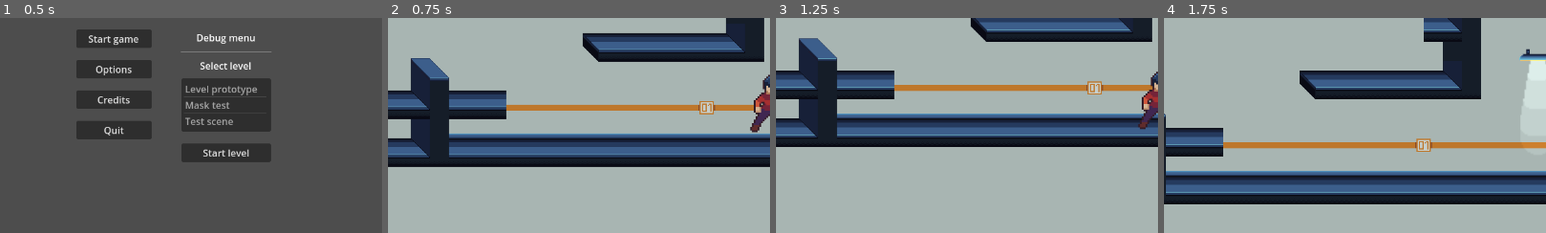
Above: before the commit, frames 1-4 (left to right).
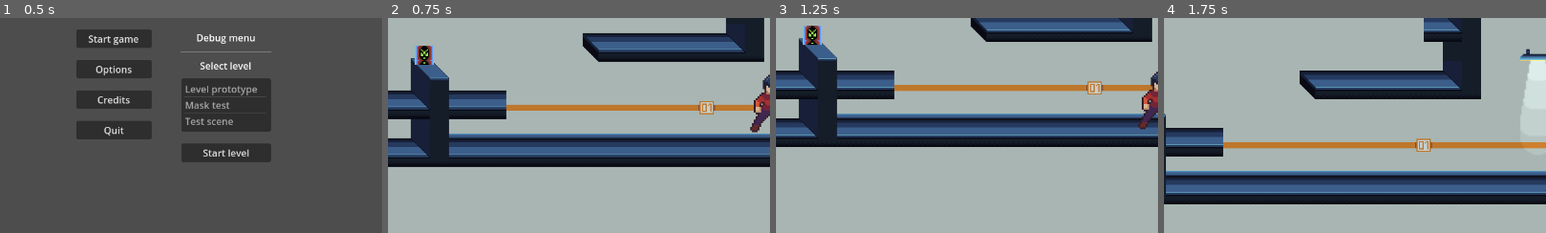
Above: after the commit, the same moments.

Repository: jame581/ShadowSecrets
Game: Godot game, scene res://maps/main_menu.tscn
Same seed, same stepped clock (60 frames per second), same inputs: the game is played once before the commit and once after it.
Inputs:
- Up to frame 1 (0.5 s): no input
- Up to frame 2 (0.75 s): click "Start game" at 0.5 s
- Up to frame 3 (1.25 s): no input
- Up to frame 4 (1.75 s): hold D (right) from 1.28 s (still down); tap Space (jump) at 1.35, 1.52 s
The pictures show only the part of the screen within x 0-50%, y 32-82%; the shares and areas given below are measured in that part.

Frame 1 is identical in both runs. In frame 2, 0.4% of the frame differs, in the area x 7-12%, y 12-22%; in frame 3, 0.4%; in frame 4, nothing differs.

Commit message:
Add trap functionality and integrate placeholder sprite

Diff:
--- a/project/maps/level_prototype.tscn
+++ b/project/maps/level_prototype.tscn
@@ -6,6 +6,7 @@
 [ext_resource type="TileSet" uid="uid://h2omh7nvr747" path="res://resources/tileset/tiles_assets_1_x2.tres" id="3_uvekh"]
 [ext_resource type="Texture2D" uid="uid://bis4clcn0l7yn" path="res://assets/sprites/lights/cone_light.png" id="4_b1cp1"]
 [ext_resource type="PackedScene" uid="uid://dg2kxws1wrpmu" path="res://scenes/player.tscn" id="5_iyg5n"]
+[ext_resource type="PackedScene" uid="uid://bqqo2pp6c3o1y" path="res://scenes/trap.tscn" id="7_avo21"]
 
 [sub_resource type="TileSetAtlasSource" id="TileSetAtlasSource_vucup"]
 texture = ExtResource("2_uc1nw")
@@ -166,6 +167,15 @@
 [node name="Sprite2D" type="Sprite2D" parent="ParallaxBackground/Parallax2D"]
 texture = ExtResource("2_0inwm")
 
+[node name="Player" parent="." instance=ExtResource("5_iyg5n")]
+z_index = 10
+position = Vector2(234, 471)
+player_speed = 350
+jump_velocity = -580
+
+[node name="RemoteTransform2D" type="RemoteTransform2D" parent="Player"]
+remote_path = NodePath("../../Camera2D")
+
 [node name="Tilemaps" type="Node" parent="."]
 
 [node name="TileMapLayerAssets" type="TileMapLayer" parent="Tilemaps"]
@@ -208,11 +218,14 @@
 scale = Vector2(3, 3)
 position_smoothing_enabled = true
 
-[node name="Player" parent="." instance=ExtResource("5_iyg5n")]
-z_index = 10
-position = Vector2(234, 471)
-player_speed = 350
-jump_velocity = -580
-
-[node name="RemoteTransform2D" type="RemoteTransform2D" parent="Player"]
-remote_path = NodePath("../../Camera2D")
+[node name="Traps" type="Node" parent="."]
+
+[node name="Trap" parent="Traps" instance=ExtResource("7_avo21")]
+position = Vector2(-345, 405)
+scale = Vector2(2, 2)
+
+[node name="Trap2" parent="Traps" instance=ExtResource("7_avo21")]
+position = Vector2(-597, 446)
+scale = Vector2(2, 2)
+damage = 30
+timer_duration = 0.1
--- a/project/maps/test_scene.tscn
+++ b/project/maps/test_scene.tscn
@@ -6,8 +6,8 @@
 [ext_resource type="PackedScene" uid="uid://bq2yw4kueyxiw" path="res://scenes/interact_test.tscn" id="4_7dk0w"]
 [ext_resource type="Script" path="res://scripts/device.gd" id="5_513ko"]
 [ext_resource type="Shader" path="res://shaders/device.gdshader" id="6_ch60e"]
-[ext_resource type="Texture2D" uid="uid://dogkog2ojdrho" path="res://assets/sprites/computer/computer_mask.png" id="7_yyjiq"]
-[ext_resource type="Texture2D" uid="uid://da3uawulivdj4" path="res://assets/sprites/computer/computer_base.png" id="8_hm4rr"]
+[ext_resource type="Texture2D" uid="uid://dogkog2ojdrho" path="res://assets/sprites/devices/computer/computer_mask.png" id="7_yyjiq"]
+[ext_resource type="Texture2D" uid="uid://da3uawulivdj4" path="res://assets/sprites/devices/computer/computer_base.png" id="8_hm4rr"]
 [ext_resource type="PackedScene" uid="uid://dvmiriiudw1cj" path="res://scenes/interaction_area.tscn" id="9_6room"]
 
 [sub_resource type="ShaderMaterial" id="ShaderMaterial_yj6fg"]
--- /dev/null
+++ b/project/scenes/trap.tscn
@@ -0,0 +1,23 @@
+[gd_scene load_steps=4 format=3 uid="uid://bqqo2pp6c3o1y"]
+
+[ext_resource type="Texture2D" uid="uid://dxywhpwlujveq" path="res://assets/sprites/placeholder.png" id="1_ci7dp"]
+[ext_resource type="Script" path="res://scripts/trap.gd" id="1_nqo23"]
+
+[sub_resource type="CircleShape2D" id="CircleShape2D_rpnfr"]
+radius = 50.0
+
+[node name="Trap" type="Node2D"]
+script = ExtResource("1_nqo23")
+
+[node name="Sprite2D" type="Sprite2D" parent="."]
+texture = ExtResource("1_ci7dp")
+
+[node name="Area2D" type="Area2D" parent="."]
+
+[node name="CollisionShape2D" type="CollisionShape2D" parent="Area2D"]
+shape = SubResource("CircleShape2D_rpnfr")
+
+[node name="Timer" type="Timer" parent="."]
+
+[connection signal="body_entered" from="Area2D" to="." method="_on_area_2d_body_entered"]
+[connection signal="timeout" from="Timer" to="." method="_on_timer_timeout"]
--- a/project/scripts/player.gd
+++ b/project/scripts/player.gd
@@ -6,6 +6,7 @@
 
 @onready var sprite = $Sprite2D
 @onready var animation_player = $AnimationPlayer
+@onready var healt_component = get_node("Components/HealthComponent")
 
 var jump_pressed : bool = false
 
@@ -50,3 +51,6 @@
 		else:
 			sprite.scale.x = 1
 			sprite.offset.x = 0
+
+func deal_damage(damage: int) -> void:
+	healt_component.update_health(damage)
--- /dev/null
+++ b/project/scripts/trap.gd
@@ -0,0 +1,29 @@
+extends Node2D
+
+@export_group("Trap Properties")
+@export var damage: int = 10
+@export var timer_duration: float = 1.5
+
+@onready var timer: Timer = $Timer
+
+var player_ref : CharacterBody2D
+
+# Called when the node enters the scene tree for the first time.
+func _ready() -> void:
+	timer.wait_time = timer_duration
+
+
+# Called every frame. 'delta' is the elapsed time since the previous frame.
+func _process(delta: float) -> void:
+	pass
+
+func _on_timer_timeout() -> void:
+	if player_ref:
+		player_ref.deal_damage(damage)
+
+	queue_free()
+
+func _on_area_2d_body_entered(body: Node) -> void:
+	if body.is_in_group("player"):
+		player_ref = body
+		timer.start()
Binary file added: project/assets/sprites/placeholder.png
Not shown, added: project/assets/sprites/placeholder.png.import
Not shown: 1 places in project/maps/level_prototype.tscn that only renumber resources
